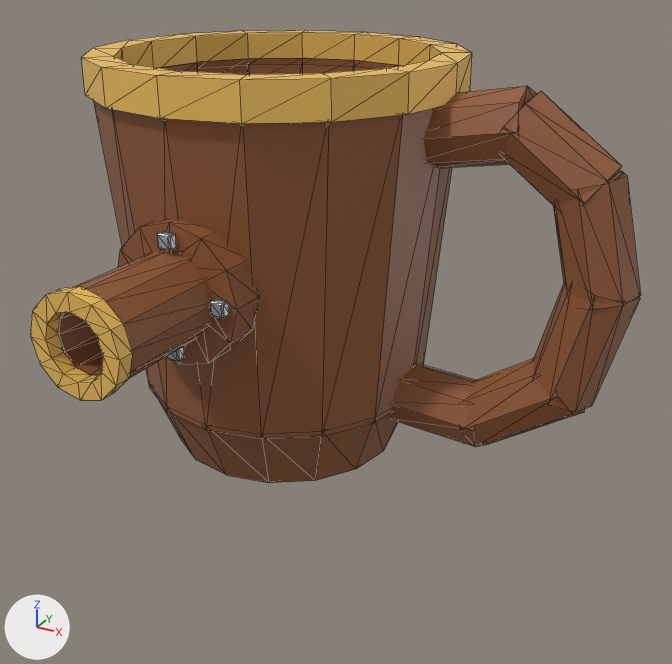
The glTF model Assets/Resources/Snack/Towers/CoffeeMug.glb: old version first, new version second.
Before and after are seen from a 50 mm lens placed at (0.989, -1.768, 1.273), pointed at (-0.015, 0.057, 0.36). The axes (+X, +Y, +Z) are drawn at lower left. The lights are the same throughout. The older version comes first. Mesh edges are drawn as thin lines. Where no turn or scale is listed for an object, it has been applied to the vertices.

Before the edit, the objects in view are built like this:
```python
me_cone_007 = bpy.data.meshes.new('Cone.007')
me_cone_007.from_pydata(...)  # 624 vertices, 1196 faces; spans x -0.668..0.668, y -0.6..0.6, z 0.0..1.0
# faces by material slot: [676, 224, 60, 60, 176]
me_cone_007.materials.append(mat_v3_brownceramic_001)  # brown #935b37
me_cone_007.materials.append(mat_v3_warmgold_001)  # orange #f7c765
me_cone_007.materials.append(mat_v3_coffee_001)  # black #2b180d
me_cone_007.materials.append(mat_v3_bore_001)  # black #0d0a07
me_cone_007.materials.append(mat_v3_silver_001)  # pale blue #c0cbd6
ob_coffeemug = bpy.data.objects.new('CoffeeMug', me_cone_007)
ob_coffeemug.location = (0.0, 0.0, 0.0)
```
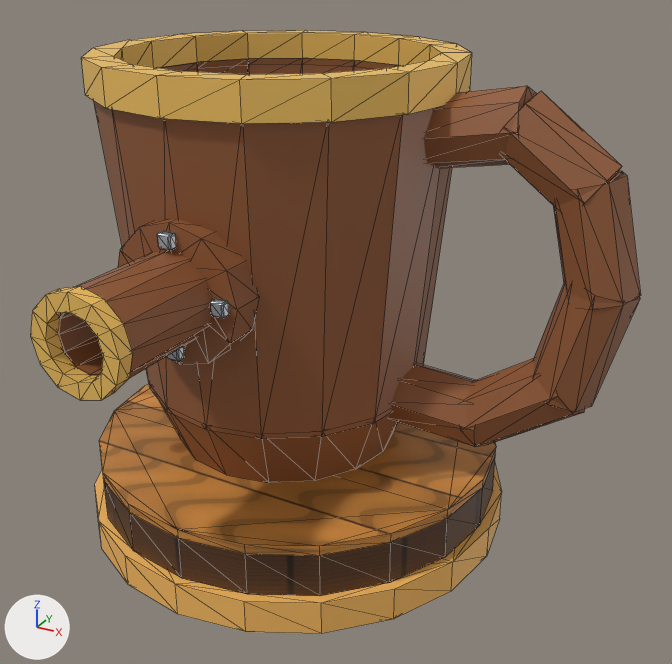
The newer file is also rescaled (x0.8), turned or shifted as a whole; pictures and numbers use the older file's frame.

Pixel boxes (x1, y1, x2, y2) of what changed, in the pictures (672 x 664 px):
```json
{"object": "pedestal", "change": "added", "after": [99, 384, 496, 596], "on screen": "brown", "faces in mat_woodtop (picture img_woodtopplanks)": [99, 384, 496, 556], "faces in mat_woodside (picture img_woodsideband)": [104, 457, 495, 596]}
{"object": "rim", "change": "added", "after": [95, 464, 502, 633], "on screen": "orange"}
```

The change, as JSON lines over the scene's bpy script:
```json
{"op": "add", "block": "img_woodtopplanks", "code": ["img_woodtopplanks = load_image('WoodTopPlanks', '_unpacked/WoodTopPlanks', 512, 512, 'sRGB')"]}
{"op": "add", "block": "img_woodsideband", "code": ["img_woodsideband = load_image('WoodSideBand', '_unpacked/WoodSideBand', 512, 256, 'sRGB')"]}
{"op": "add", "block": "mat_tierorange", "code": ["mat_tierorange = principled_material('TierOrange')", "mat_tierorange.base_color = (0.95, 0.5, 0.12)  # orange #f9bc61"]}
{"op": "add", "block": "mat_woodtop", "code": ["mat_woodtop = principled_material('WoodTop')", "mat_woodtop.texture = img_woodtopplanks", "mat_woodtop.roughness = 0.55"]}
{"op": "add", "block": "mat_woodside", "code": ["mat_woodside = principled_material('WoodSide')", "mat_woodside.texture = img_woodsideband", "mat_woodside.roughness = 0.55"]}
{"op": "add", "block": "me_cylinder_091", "code": ["me_cylinder_091 = bpy.data.meshes.new('Cylinder.091')", "me_cylinder_091.from_pydata(...)  # a 20-sided cylinder along z spanning x -0.562..0.562, y -0.562..0.562, z -0.044..0.044", "me_cylinder_091.materials.append(mat_tierorange)  # orange #f9bc61"]}
{"op": "add", "block": "me_cylinder_089", "code": ["me_cylinder_089 = bpy.data.meshes.new('Cylinder.089')", "me_cylinder_089.from_pydata(...)  # 60 vertices, 152 faces; spans x -0.538..0.538, y -0.538..0.538, z -0.056..0.081", "# faces by material slot: [76, 76]", "me_cylinder_089.materials.append(mat_woodside)  # picture img_woodsideband", "me_cylinder_089.materials.append(mat_woodtop)  # picture img_woodtopplanks"]}
{"op": "add", "block": "ob_rim", "code": ["ob_rim = bpy.data.objects.new('rim', me_cylinder_091)", "ob_rim.location = (-0.185, 0.151, -0.181)"]}
{"op": "add", "block": "ob_pedestal", "code": ["ob_pedestal = bpy.data.objects.new('pedestal', me_cylinder_089)", "ob_pedestal.location = (-0.185, 0.151, -0.081)"]}
```
